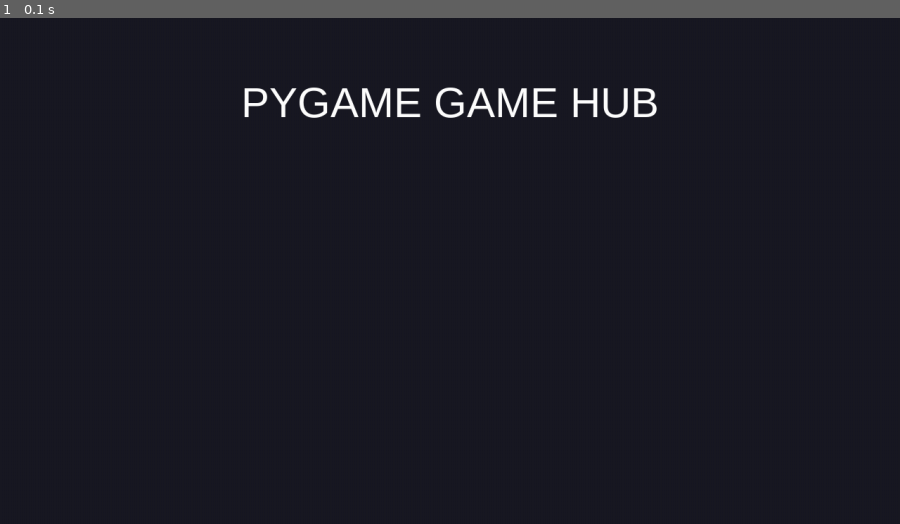
Above: before the commit, frame 1.
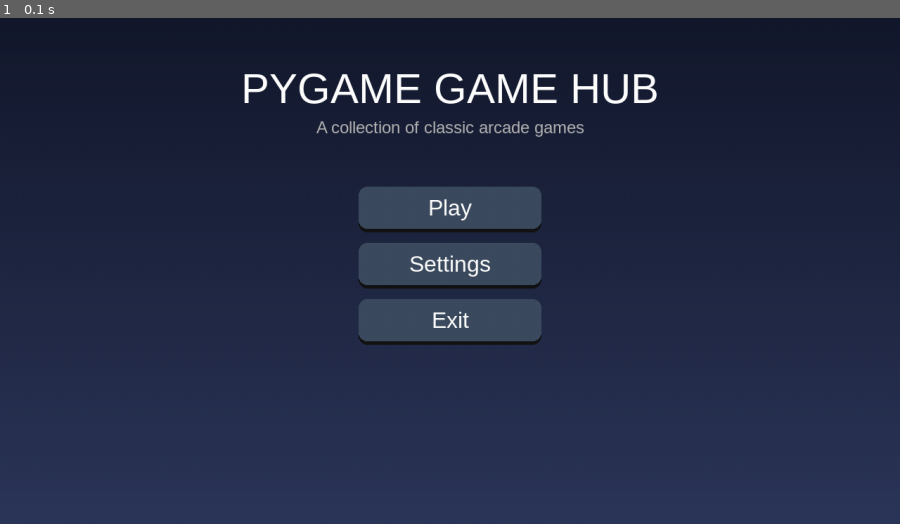
Above: after the commit, the same moment.

Repository: Amir-Erfanian/pygame_training
Game: pygame game, started from MultiGames/main.py
Same seed, same stepped clock (60 frames per second), same inputs: the game is played once before the commit and once after it.
Inputs:
- Up to frame 1 (0.1 s): no input

The runs differ from the first frame. In frame 1, 68% of the frame differs, in the area x 0-100%, y 10-100%.

Commit message:
Main Menu Buttons are ready.

Diff:
--- /dev/null
+++ b/MultiGames/core/button.py
@@ -0,0 +1,102 @@
+import pygame
+
+
+class Button:
+    def __init__(
+        self,
+        text,
+        x,
+        y,
+        width,
+        height,
+        font,
+        callback,
+        bg_color=(60, 75, 95),
+        hover_color=(95, 130, 180),
+        text_color=(255, 255, 255)
+    ):
+        self.text = text
+
+        self.rect = pygame.Rect(x, y, width, height)
+
+        self.font = font
+
+        self.callback = callback
+
+        self.bg_color = bg_color
+        self.hover_color = hover_color
+        self.text_color = text_color
+
+        self.hovered = False
+
+        self.scale = 1.0
+        self.target_scale = 1.0
+
+        self.current_color = list(bg_color)
+
+        self.shadow_offset = 5
+
+    def handle_event(self, event):
+
+        if event.type == pygame.MOUSEMOTION:
+            self.hovered = self.rect.collidepoint(event.pos)
+
+        elif event.type == pygame.MOUSEBUTTONDOWN:
+
+            if event.button == 1 and self.hovered:
+                self.callback()
+
+    def update(self, dt):
+
+        if self.hovered:
+            self.target_scale = 1.05
+        else:
+            self.target_scale = 1.0
+
+        speed = 10
+
+        self.scale += (
+            self.target_scale - self.scale
+        ) * speed * dt
+
+        target = self.hover_color if self.hovered else self.bg_color
+
+        for i in range(3):
+            self.current_color[i] += (
+                target[i] - self.current_color[i]
+            ) * speed * dt
+
+    def draw(self, screen):
+
+        width = int(self.rect.width * self.scale)
+        height = int(self.rect.height * self.scale)
+
+        rect = pygame.Rect(0, 0, width, height)
+        rect.center = self.rect.center
+
+        shadow = rect.copy()
+        shadow.y += self.shadow_offset
+
+        pygame.draw.rect(
+            screen,
+            (20, 20, 20),
+            shadow,
+            border_radius=12
+        )
+
+        pygame.draw.rect(
+            screen,
+            self.current_color,
+            rect,
+            border_radius=12
+        )
+
+        text = self.font.render(
+            self.text,
+            True,
+            self.text_color
+        )
+
+        text_rect = text.get_rect(center=rect.center)
+
+        screen.blit(text, text_rect)
--- a/MultiGames/core/engine.py
+++ b/MultiGames/core/engine.py
@@ -17,5 +17,7 @@
 
         self.running = True
 
+        self.fps = 0
+
     def quit(self):
         self.running = False
--- a/MultiGames/main.py
+++ b/MultiGames/main.py
@@ -1,4 +1,6 @@
 import pygame
+
+import settings
 
 from core.engine import Engine
 from core.scene_manager import SceneManager
@@ -17,7 +19,8 @@
 
 while engine.running:
 
-    dt = engine.clock.tick(60) / 1000
+    dt = engine.clock.tick(settings.FPS) / 1000
+    engine.fps = engine.clock.get_fps()
 
     events = pygame.event.get()
 
--- a/MultiGames/menus/main_menu.py
+++ b/MultiGames/menus/main_menu.py
@@ -3,6 +3,7 @@
 import settings
 
 from core.scene import Scene
+from core.button import Button
 
 
 class MainMenu(Scene):
@@ -10,10 +11,61 @@
     def __init__(self, manager):
         super().__init__(manager)
 
-        self.font = pygame.font.SysFont(
+        self.title_font = pygame.font.SysFont(
             settings.FONT_NAME,
             60
         )
+
+        self.subtitle_font = pygame.font.SysFont(
+            settings.FONT_NAME,
+            24
+        )
+
+        self.button_font = pygame.font.SysFont(
+            settings.FONT_NAME,
+            32
+        )
+
+        self.buttons = []
+
+        button_width = 260
+        button_height = 60
+
+        start_y = 240
+        spacing = 80
+
+        labels = [
+            ("Play", self.play),
+            ("Settings", self.settings),
+            ("Exit", self.exit_game)
+        ]
+
+        for i, (text, callback) in enumerate(labels):
+
+            x = settings.WIDTH // 2 - button_width // 2
+            y = start_y + i * spacing
+
+            self.buttons.append(
+                Button(
+                    text,
+                    x,
+                    y,
+                    button_width,
+                    button_height,
+                    self.button_font,
+                    callback
+                )
+            )
+
+    def play(self):
+        print("Play clicked")
+
+    def settings(self):
+        print("Settings clicked")
+
+    def exit_game(self):
+        pygame.quit()
+        raise SystemExit
 
     def handle_events(self, events):
 
@@ -22,24 +74,65 @@
             if event.type == pygame.KEYDOWN:
 
                 if event.key == pygame.K_ESCAPE:
-                    pygame.quit()
-                    raise SystemExit
+                    self.exit_game()
+
+            for button in self.buttons:
+                button.handle_event(event)
 
     def update(self, dt):
-        pass
+
+        for button in self.buttons:
+            button.update(dt)
+
+    def draw_gradient(self, screen):
+
+        top = (20, 25, 45)
+        bottom = (45, 55, 90)
+
+        for y in range(settings.HEIGHT):
+
+            ratio = y / settings.HEIGHT
+
+            color = (
+                int(top[0] + (bottom[0] - top[0]) * ratio),
+                int(top[1] + (bottom[1] - top[1]) * ratio),
+                int(top[2] + (bottom[2] - top[2]) * ratio)
+            )
+
+            pygame.draw.line(
+                screen,
+                color,
+                (0, y),
+                (settings.WIDTH, y)
+            )
 
     def draw(self, screen):
 
-        screen.fill(settings.BG_COLOR)
+        self.draw_gradient(screen)
 
-        title = self.font.render(
+        title = self.title_font.render(
             "PYGAME GAME HUB",
             True,
             settings.WHITE
         )
 
-        rect = title.get_rect(
-            center=(settings.WIDTH//2,120)
+        title_rect = title.get_rect(
+            center=(settings.WIDTH // 2, 100)
         )
 
-        screen.blit(title, rect)
+        screen.blit(title, title_rect)
+
+        subtitle = self.subtitle_font.render(
+            "A collection of classic arcade games",
+            True,
+            (180, 180, 180)
+        )
+
+        subtitle_rect = subtitle.get_rect(
+            center=(settings.WIDTH // 2, 155)
+        )
+
+        screen.blit(subtitle, subtitle_rect)
+
+        for button in self.buttons:
+            button.draw(screen)
